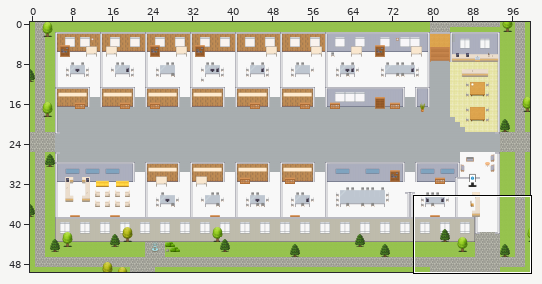
A Tiled map (JSON) gets an edit: maps/Integrated-Planning-Logistics-Platform.tmj. The first picture is a wide view before the edit; the outline marks the close-up.
Close-up. Earlier state:
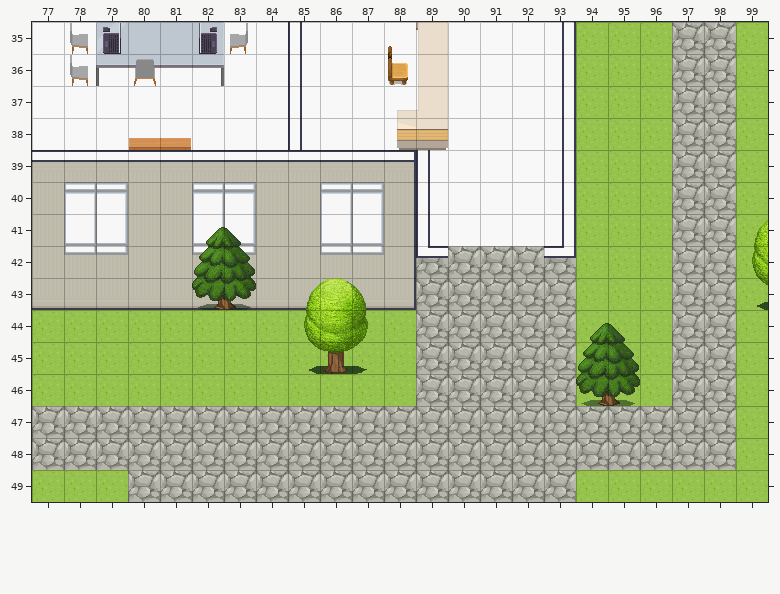
Cells are 32x32 px. Shown: x 77..99, y 35..49. The commit also changed other parts of the map, which this record leaves out.
After the commit:
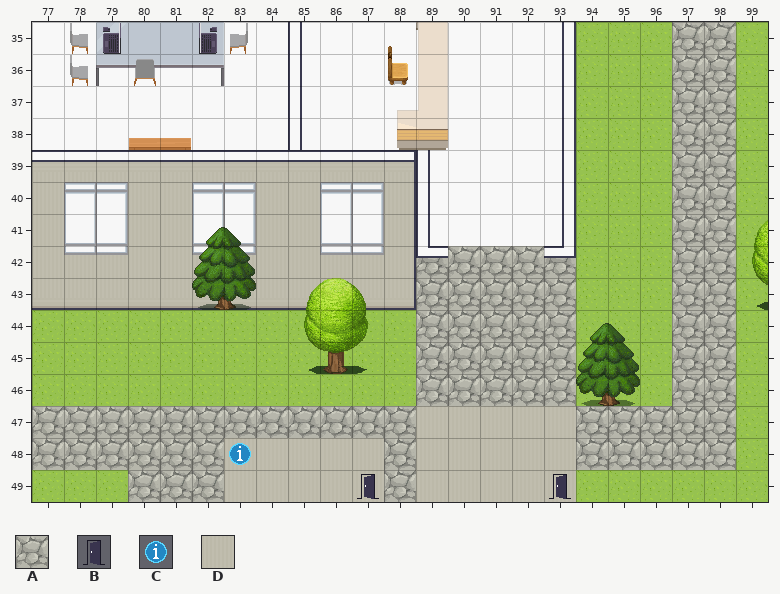
Key: from "Exterior": A 638; from "User_Zones": B 65, C 104; from "room2": D 328.
_ is an empty cell.
Change:
{"where": "layer \"outside\""}
{"y":47,"x":89,"old":"AAAAA","new":"DDDDD"}
{"y":48,"x":89,"old":"AAAAA","new":"DDDDD"}
{"y":49,"x":89,"old":"AAAAA","new":"DDDDD"}
{"where": "layer \"floors\""}
{"y":48,"x":83,"old":"_____","new":"DDDDD"}
{"y":49,"x":83,"old":"_____","new":"DDDDD"}
{"where": "layer \"zones\""}
{"y":48,"x":83,"old":"_","new":"C"}
{"y":49,"x":87,"old":"_","new":"B"}
{"y":49,"x":93,"old":"_","new":"B"}
{"label":"changed","picture_box":[416,406,576,502]}
{"label":"added","picture_box":[224,438,384,502]}
